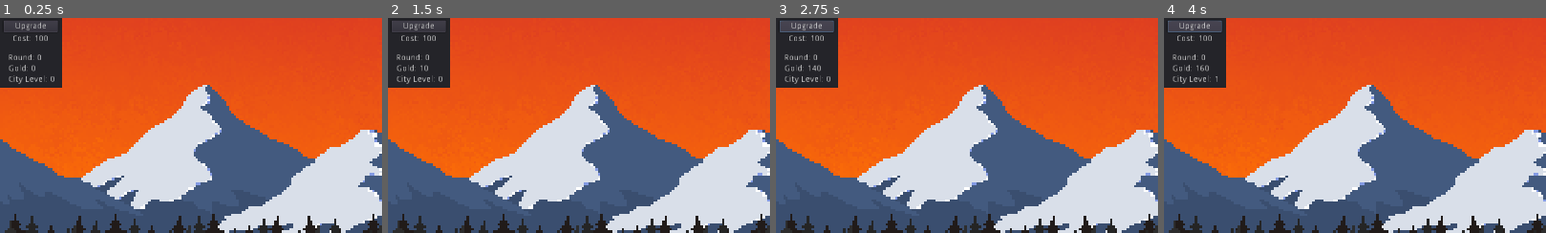
Above: before the commit, frames 1-4 (left to right).
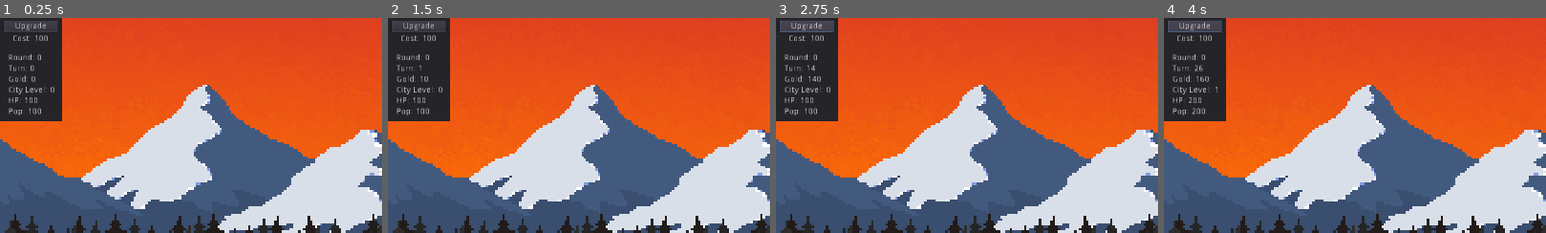
Above: after the commit, the same moments.

Repository: terrainbuilder52/Disaster_Dispatcher
Game: Godot game, scene res://scenes/Main_Scene.tscn
Two runs of this game, one before a commit and one after it. Both use one fixed random seed, a clock stepped at 60 frames per second and the inputs below. Before the commit the project starts from res://Main_Scene.tscn.
Inputs:
- Up to frame 1 (0.25 s): no input
- Up to frame 2 (1.5 s): click "Upgrade" at 0.5 s; click ">>" at 1.25 s
- Up to frame 3 (2.75 s): click "Upgrade" at 2 s
- Up to frame 4 (4 s): click ">>" at 2.75 s; click "Upgrade" at 3.5 s
The pictures show only the part of the screen within x 0-50%, y 0-50%; the shares and areas given below are measured in that part.

The runs differ from the first frame. In frame 1, 2.8% of the frame differs, in the area x 0-17%, y 21-48%; in frame 2, 2.8%; in frame 3, 2.8%; in frame 4, 2.8%.

Commit message:
Added more labels and a bit of testing

Diff:
--- a/Disaster_Dispatcher/City.gd
+++ b/Disaster_Dispatcher/City.gd
@@ -19,7 +19,8 @@
 	var main_scene = get_parent()
 	main_scene.get_node("WorldUI/StatsLabels/VBoxContainer/GoldLabel").text = "Gold: " + str(gold)
 	main_scene.get_node("WorldUI/StatsLabels/VBoxContainer/CityLevelLabel").text = "City Level: " + str(city_level)
-
+	main_scene.get_node("WorldUI/StatsLabels/VBoxContainer/HealthLabel").text = "HP: " + str(health)
+	main_scene.get_node("WorldUI/StatsLabels/VBoxContainer/PopulationLabel").text = "Pop: " + str(population)
 #Passive Gold generation
 func _on_World_turn_passed():
 	gold += 10
--- a/Disaster_Dispatcher/Main_Scene.gd
+++ b/Disaster_Dispatcher/Main_Scene.gd
@@ -19,10 +19,19 @@
 	if start_game:
 		time += 1
 		if time > time_passed:
+
+			if disasters_list[0] in disaster_list[turn]:
+				pass
+			elif disasters_list[1] in disaster_list[turn]:
+				pass
+
+			#NEXT TURN LOGIC
 			time = 0
 			turn += 1
 			_on_Turn_passed()
-	$WorldUI/StatsLabels/VBoxContainer/TurnLabel.text = "Round: " + str(game_round)
+
+	$WorldUI/StatsLabels/VBoxContainer/TurnLabel.text = "Turn: " + str(turn)
+	$WorldUI/StatsLabels/VBoxContainer/RoundLabel.text = "Round: " + str(game_round)
 
 	#Restart Turn
 	if turn >= 100:
@@ -42,4 +51,3 @@
 	#Generate disaster map
 	for i in range(100):
 		disaster_list.append(disasters_list[int(rand_range(0, disasters_list.size()))])
-		print(disaster_list[i])
--- a/Disaster_Dispatcher/project.godot
+++ b/Disaster_Dispatcher/project.godot
@@ -16,7 +16,7 @@
 [application]
 
 config/name="Disaster_Dispatcher"
-run/main_scene="res://Main_Scene.tscn"
+run/main_scene="res://scenes/Main_Scene.tscn"
 config/icon="res://icon.png"
 
 [display]
--- a/Disaster_Dispatcher/Main_Scene.tscn
+++ b/Disaster_Dispatcher/scenes/Main_Scene.tscn
@@ -1,17 +1,17 @@
 [gd_scene load_steps=7 format=2]
 
-[ext_resource path="res://WorldBackground.tscn" type="PackedScene" id=2]
-[ext_resource path="res://City.tscn" type="PackedScene" id=3]
+[ext_resource path="res://WorldUI_theme.tres" type="Theme" id=1]
+[ext_resource path="res://scenes/WorldBackground.tscn" type="PackedScene" id=2]
+[ext_resource path="res://scenes/City.tscn" type="PackedScene" id=3]
 [ext_resource path="res://Main_Scene.gd" type="Script" id=4]
-[ext_resource path="res://WorldUI_theme.tres" type="Theme" id=5]
-[ext_resource path="res://Panel.gd" type="Script" id=6]
-[ext_resource path="res://WorldUI.gd" type="Script" id=7]
+[ext_resource path="res://Panel.gd" type="Script" id=5]
+[ext_resource path="res://WorldUI.gd" type="Script" id=6]
 
 [node name="World" type="Node"]
 script = ExtResource( 4 )
 
 [node name="WorldBackground" parent="." instance=ExtResource( 2 )]
-position = Vector2( 0.663452, -0.245293 )
+position = Vector2( 1.39856, -0.245293 )
 
 [node name="City" parent="." instance=ExtResource( 3 )]
 position = Vector2( 640, 512 )
@@ -65,7 +65,7 @@
 [node name="StatsLabels" type="Panel" parent="WorldUI"]
 margin_top = 60.0
 margin_right = 104.0
-margin_bottom = 116.0
+margin_bottom = 173.0
 __meta__ = {
 "_edit_group_": true,
 "_edit_use_anchors_": false
@@ -81,28 +81,52 @@
 "_edit_use_anchors_": false
 }
 
-[node name="TurnLabel" type="Label" parent="WorldUI/StatsLabels/VBoxContainer"]
+[node name="RoundLabel" type="Label" parent="WorldUI/StatsLabels/VBoxContainer"]
 margin_right = 77.0
 margin_bottom = 14.0
 text = "Round: 0"
+
+[node name="TurnLabel" type="Label" parent="WorldUI/StatsLabels/VBoxContainer"]
+margin_top = 18.0
+margin_right = 77.0
+margin_bottom = 32.0
+text = "Turn: 0"
 __meta__ = {
 "_edit_use_anchors_": false
 }
 
 [node name="GoldLabel" type="Label" parent="WorldUI/StatsLabels/VBoxContainer"]
-margin_top = 18.0
+margin_top = 36.0
 margin_right = 77.0
-margin_bottom = 32.0
+margin_bottom = 50.0
 text = "Gold: 0"
 __meta__ = {
 "_edit_use_anchors_": false
 }
 
 [node name="CityLevelLabel" type="Label" parent="WorldUI/StatsLabels/VBoxContainer"]
-margin_top = 36.0
+margin_top = 54.0
 margin_right = 77.0
-margin_bottom = 50.0
+margin_bottom = 68.0
 text = "City_level: 0"
+__meta__ = {
+"_edit_use_anchors_": false
+}
+
+[node name="HealthLabel" type="Label" parent="WorldUI/StatsLabels/VBoxContainer"]
+margin_top = 72.0
+margin_right = 77.0
+margin_bottom = 86.0
+text = "HP: 0"
+__meta__ = {
+"_edit_use_anchors_": false
+}
+
+[node name="PopulationLabel" type="Label" parent="WorldUI/StatsLabels/VBoxContainer"]
+margin_top = 90.0
+margin_right = 77.0
+margin_bottom = 104.0
+text = "Pop: 0"
 __meta__ = {
 "_edit_use_anchors_": false
 }
Renamed: Disaster_Dispatcher/City.tscn -> Disaster_Dispatcher/scenes/City.tscn
Renamed: Disaster_Dispatcher/Disasters.tscn -> Disaster_Dispatcher/scenes/Disasters.tscn
Not shown: 2 places in Disaster_Dispatcher/scenes/Main_Scene.tscn that only renumber resources
Renamed: Disaster_Dispatcher/WorldBackground.tscn -> Disaster_Dispatcher/scenes/WorldBackground.tscn
